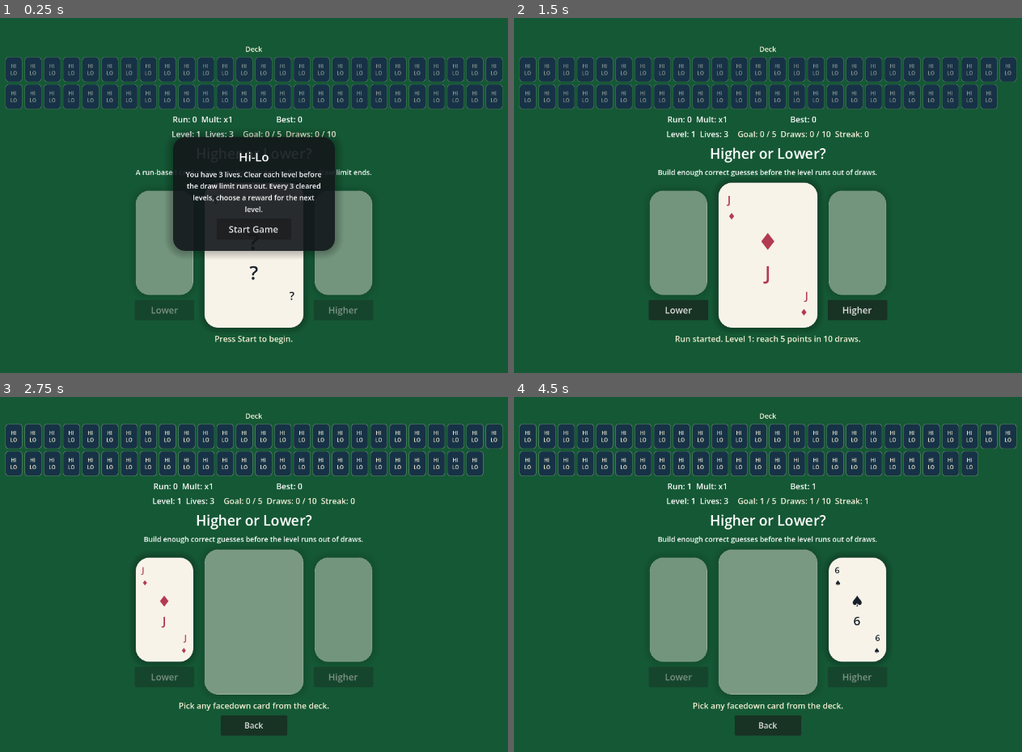
Above: before the commit, frames 1-4 (two rows, left to right).
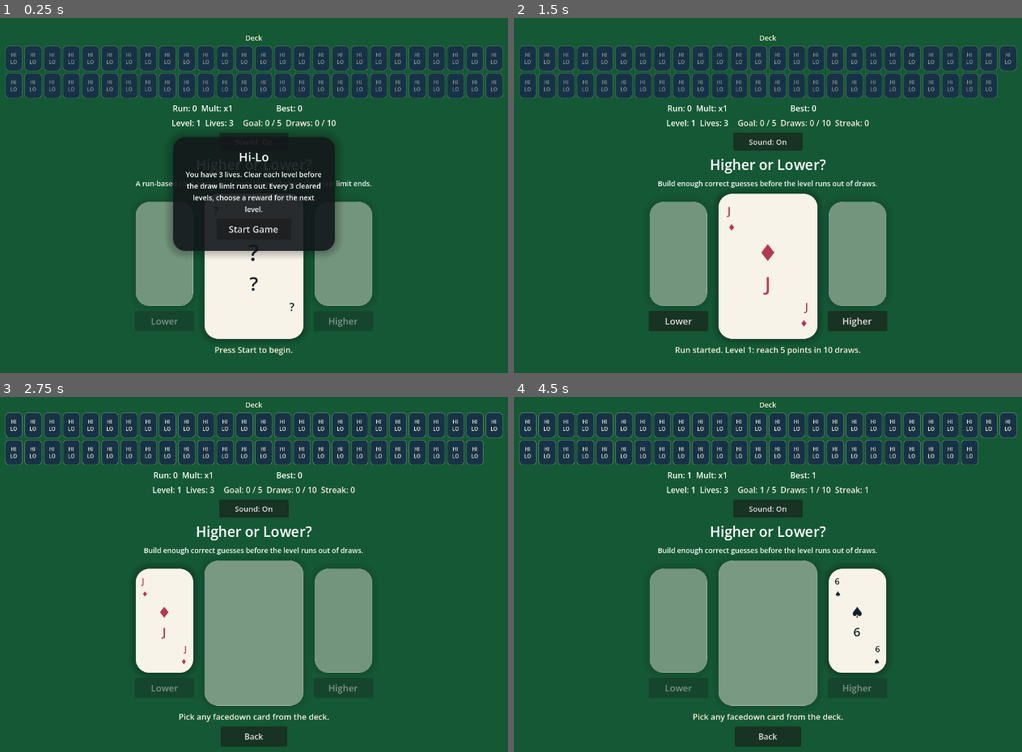
Above: after the commit, the same moments.

Repository: Vasile70Tanasa/hi-lo-godot
Game: Godot game, scene res://scenes/main.tscn
The game is run twice, just before and just after one commit, with the same random seed, the same clock (stepped at 60 frames per second) and the same inputs.
Inputs (mouse positions are in pixels of both pictures, inside the frame that each line leads up to):
- Up to frame 1 (0.25 s): no input
- Up to frame 2 (1.5 s): click (768, 142) at 0.5 s, where only the run after the commit has a clickable "Sound: On"; click "Start Game" at 1.25 s
- Up to frame 3 (2.75 s): click "Lower" at 2 s
- Up to frame 4 (4.5 s): click "HI LO" at 2.75 s; click "Higher" at 4.25 s

The runs differ from the first frame. In frame 1, 12% of the frame differs, in the area x 1-99%, y 4-95%; in frame 2, 15%; in frame 3, 16%, in the area x 0-100%, y 1-99%; in frame 4, 16%.

Commit message:
Add mute toggle and compact modifier hint

Diff:
--- a/scenes/main.tscn
+++ b/scenes/main.tscn
@@ -106,6 +106,14 @@
 theme_override_constants/v_separation = 6
 columns = 2
 
+[node name="MuteButton" type="Button" parent="GameMargin/GameVBox"]
+unique_name_in_owner = true
+custom_minimum_size = Vector2(138, 36)
+layout_mode = 2
+size_flags_horizontal = 4
+theme_override_font_sizes/font_size = 15
+text = "Sound: On"
+
 [node name="BonusBanner" type="PanelContainer" parent="GameMargin/GameVBox"]
 unique_name_in_owner = true
 visible = false
@@ -173,6 +181,27 @@
 text = "Beat the level target before you run out of draws."
 horizontal_alignment = 1
 autowrap_mode = 3
+
+[node name="ModifierBanner" type="PanelContainer" parent="GameMargin/GameVBox"]
+unique_name_in_owner = true
+visible = false
+layout_mode = 2
+size_flags_horizontal = 4
+theme_override_styles/panel = SubResource("3")
+
+[node name="ModifierBannerMargin" type="MarginContainer" parent="GameMargin/GameVBox/ModifierBanner"]
+layout_mode = 2
+theme_override_constants/margin_left = 12
+theme_override_constants/margin_top = 5
+theme_override_constants/margin_right = 12
+theme_override_constants/margin_bottom = 5
+
+[node name="ModifierBannerLabel" type="Label" parent="GameMargin/GameVBox/ModifierBanner/ModifierBannerMargin"]
+unique_name_in_owner = true
+layout_mode = 2
+theme_override_font_sizes/font_size = 13
+text = "Modifier"
+horizontal_alignment = 1
 
 [node name="ComparisonRow" type="HBoxContainer" parent="GameMargin/GameVBox"]
 layout_mode = 2
--- a/scripts/main.gd
+++ b/scripts/main.gd
@@ -16,6 +16,7 @@
 var game_state: GameState
 var current_card: Dictionary = {}
 var high_score: int = 0
+var is_muted: bool = false
 var round_active: bool = false
 var input_locked: bool = false
 var awaiting_deck_pick: bool = false
@@ -40,6 +41,8 @@
 @onready var subtitle_label: Label = %SubtitleLabel
 @onready var bonus_banner: PanelContainer = %BonusBanner
 @onready var bonus_banner_label: Label = %BonusBannerLabel
+@onready var modifier_banner: PanelContainer = %ModifierBanner
+@onready var modifier_banner_label: Label = %ModifierBannerLabel
 @onready var card_panel: PanelContainer = %CardPanel
 @onready var card_label: Label = %CardLabel
 @onready var card_suit_center: Label = %CardSuitCenter
@@ -51,6 +54,7 @@
 @onready var high_score_label: Label = %HighScoreLabel
 @onready var remaining_label: Label = %RemainingLabel
 @onready var streak_label: Label = %StreakLabel
+@onready var mute_button: Button = %MuteButton
 @onready var higher_button: Button = %HigherButton
 @onready var lower_button: Button = %LowerButton
 @onready var lower_preview_panel: PanelContainer = %LowerPreviewPanel
@@ -85,6 +89,7 @@
 	_setup_audio()
 	_setup_effects_layer()
 	rng.randomize()
+	mute_button.pressed.connect(_on_mute_pressed)
 	higher_button.pressed.connect(_on_higher)
 	lower_button.pressed.connect(_on_lower)
 	back_button.pressed.connect(_on_back_pressed)
@@ -96,6 +101,7 @@
 	card_panel.resized.connect(_refresh_pivots)
 	streak_label.resized.connect(_refresh_pivots)
 	high_score = _load_high_score()
+	_update_mute_button()
 	await get_tree().process_frame
 	_refresh_pivots()
 	_show_start_state()
@@ -162,6 +168,8 @@
 func _update_status_labels() -> void:
 	var run_score: int = 0 if game_state == null else game_state.run_score
 	var active_multiplier: int = 1 if game_state == null else game_state.get_streak_multiplier()
+	var modifier_label: String = "" if game_state == null else game_state.get_level_modifier_label()
+	var modifier_description: String = "" if game_state == null else game_state.get_level_modifier_description()
 	score_label.text = "Run: %d  Mult: x%d" % [run_score, active_multiplier]
 	high_score_label.text = "Best: %d" % high_score
 	var bonus_draws: int = 0 if game_state == null else game_state.get_active_bonus_draws()
@@ -188,6 +196,7 @@
 		streak_color = Color("ffe29a")
 	streak_label.add_theme_color_override("font_color", streak_color)
 	_set_bonus_banner_state(bonus_draws)
+	_set_modifier_banner_state(modifier_label, modifier_description)
 	_update_deck_label()
 	_rebuild_deck_view()
 
@@ -234,6 +243,19 @@
 	bonus_banner_tween.set_loops()
 	bonus_banner_tween.tween_property(bonus_banner, "scale", Vector2(1.015, 1.015), 0.65)
 	bonus_banner_tween.tween_property(bonus_banner, "scale", Vector2.ONE, 0.65)
+
+func _set_modifier_banner_state(modifier_label: String, modifier_description: String) -> void:
+	var has_modifier: bool = not modifier_label.is_empty()
+	modifier_banner.visible = has_modifier
+	if has_modifier:
+		var short_hint: String = modifier_description
+		if modifier_label == "Royal Bonus":
+			short_hint = "J, Q, K, and A give +1 point"
+		elif modifier_label == "Blackout":
+			short_hint = "Only black revealed cards score"
+		modifier_banner_label.text = "Modifier: %s | %s" % [modifier_label, short_hint]
+	else:
+		modifier_banner_label.text = ""
 
 func _reset_level_overlay_state() -> void:
 	pending_level_outcome = {}
@@ -495,6 +517,20 @@
 func _set_result_text(message: String, color: Color) -> void:
 	result_label.text = message
 	result_label.add_theme_color_override("font_color", color)
+
+func _update_mute_button() -> void:
+	mute_button.text = "Sound: Off" if is_muted else "Sound: On"
+
+func _set_muted(value: bool) -> void:
+	is_muted = value
+	_update_mute_button()
+	if is_muted:
+		if card_sfx_player != null:
+			card_sfx_player.stop()
+		if success_sfx_player != null:
+			success_sfx_player.stop()
+		if fail_sfx_player != null:
+			fail_sfx_player.stop()
 
 func _set_guess_buttons_enabled(is_enabled: bool) -> void:
 	higher_button.disabled = !is_enabled
@@ -631,6 +667,9 @@
 
 func _on_lower() -> void:
 	guess(false)
+
+func _on_mute_pressed() -> void:
+	_set_muted(!is_muted)
 
 func guess(player_said_higher: bool) -> void:
 	if not round_active or input_locked or awaiting_deck_pick:
@@ -972,7 +1011,7 @@
 	])
 
 func _play_tone_sequence(player: AudioStreamPlayer, segments: Array) -> void:
-	if player == null:
+	if player == null or is_muted:
 		return
 	player.stop()
 	player.play()
